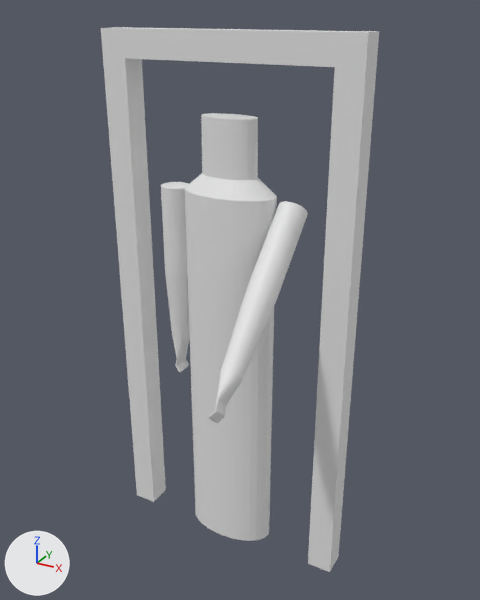
Two versions of the Blender file Shield.blend, one commit apart.
Both versions are drawn from a 50 mm lens placed at (1.183, -2.072, 2.166), pointed at (0.106, -0.115, 1.187). Every picture has the same lights, and +X, +Y and +Z are marked at lower left.

In view in the first picture: 'Door_Frame_Left', 'Door_Frame_Right', 'Door_Frame_Top', 'Mannequin_Arm_Left', 'Mannequin_Arm_Right', 'Mannequin_Body'.
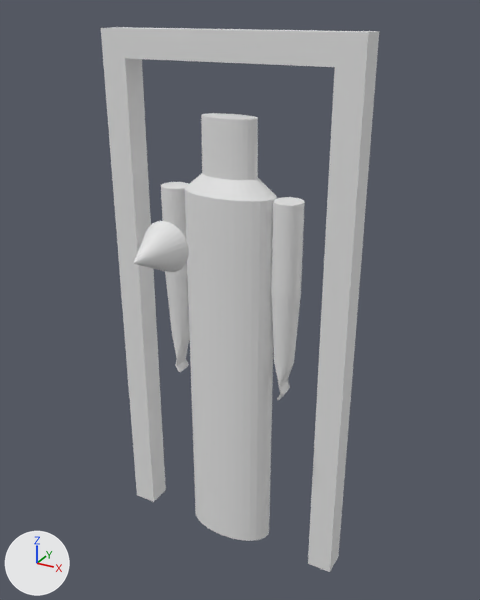
Where the newer file only moved an object's origin or applied its transform, the numbers keep the older frame.

Pixel boxes (x1, y1, x2, y2) of what changed, in the pictures (480 x 600 px):
'Mannequin_Arm_Left', mesh turned: before (208, 201, 308, 423); after (271, 197, 305, 400)
'Facing_Direction', added: after (134, 221, 189, 272)

What the commit changed:
me_cylinder_005 has 192 vertices, 162 faces and spans x 0.183..0.293, y -0.55..0.077, z 0.919..1.546.
me_cylinder_005 is used by ob_mannequin_arm_left; location (0.0, 0.0, 0.0).
me_cylinder_005 part 1: the whole mesh is turned 45 degrees about the x axis through its middle, then moved by (0.0, 0.236, -0.074).
Mesh me_cone is new.
It is a 32-sided cone pointing to +z spanning x -1.0..1.0, y -1.0..1.0, z -1.0..1.0.
Object 'Facing_Direction' (ob_facing_direction) is new; it shows me_cone.
Its parent is ob_mannequin_body.
Its location is (0.0, -0.499, 1.465).
Its rotation in degrees is (90, 0, 0).
Its scale is (0.086, 0.086, 0.086).
